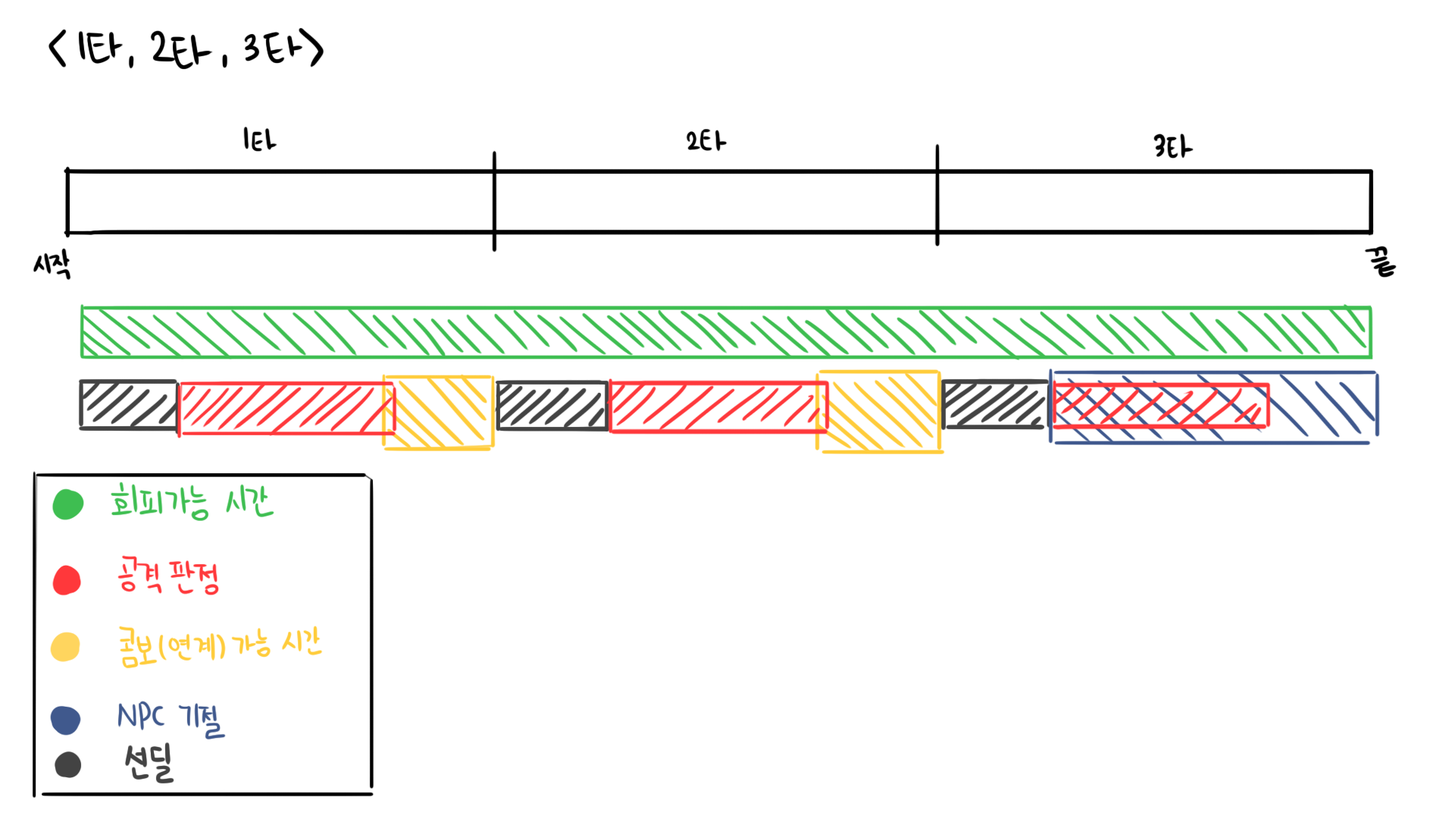
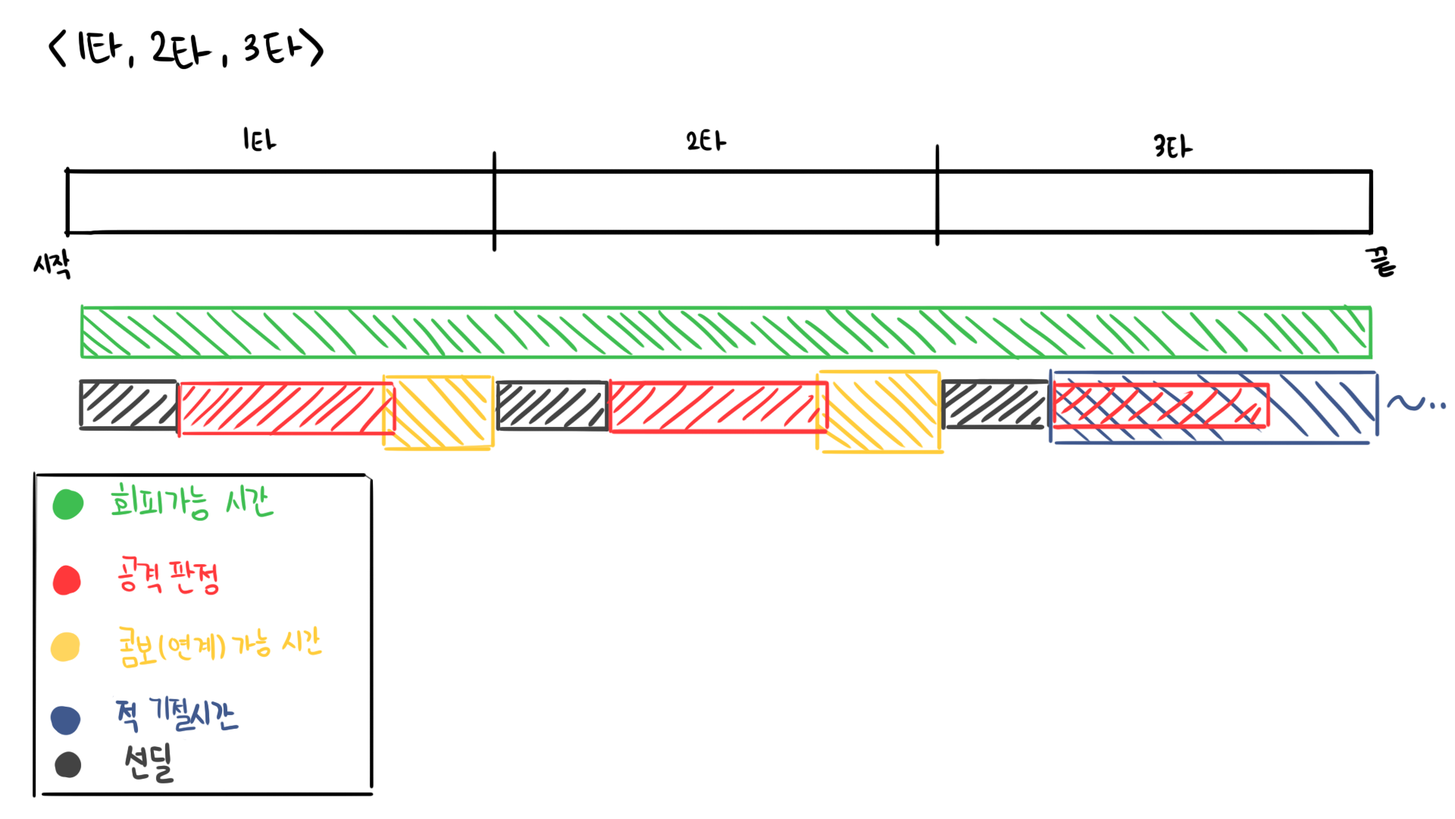
Layered file, before and after one edit (w=1455, h=819). Changes by layer:
painted on "기절" over [1386, 394, 1447, 411]
painted on "색 설명" over [112, 694, 240, 740]
